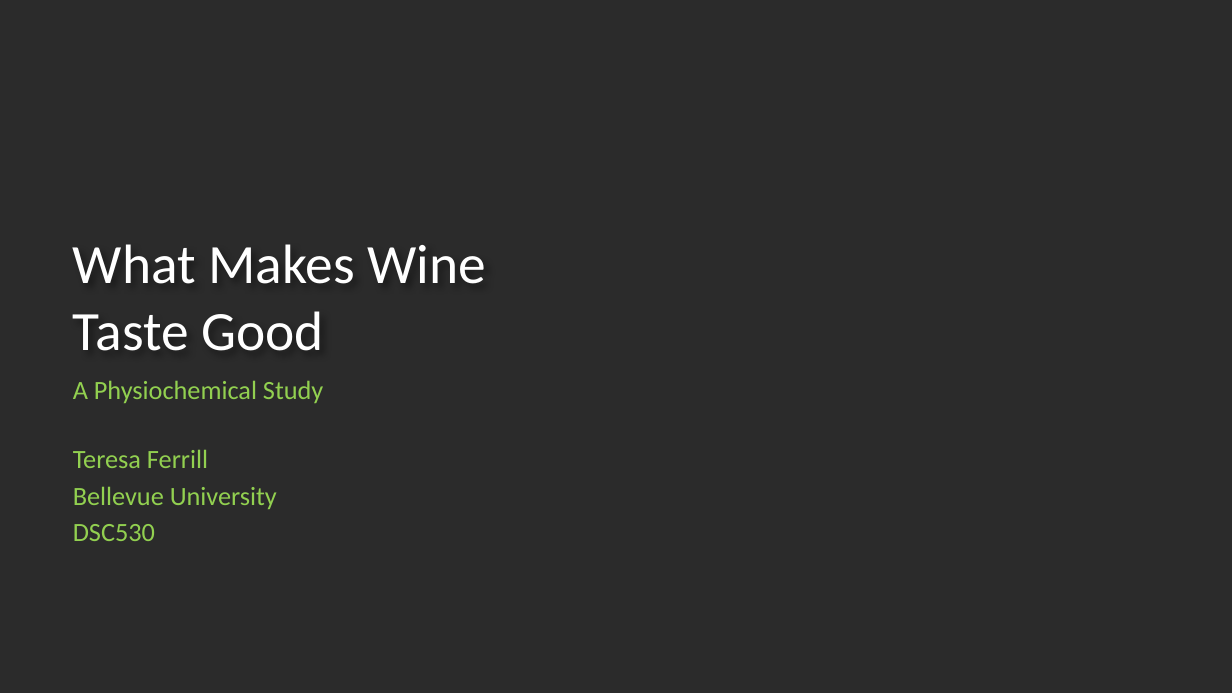
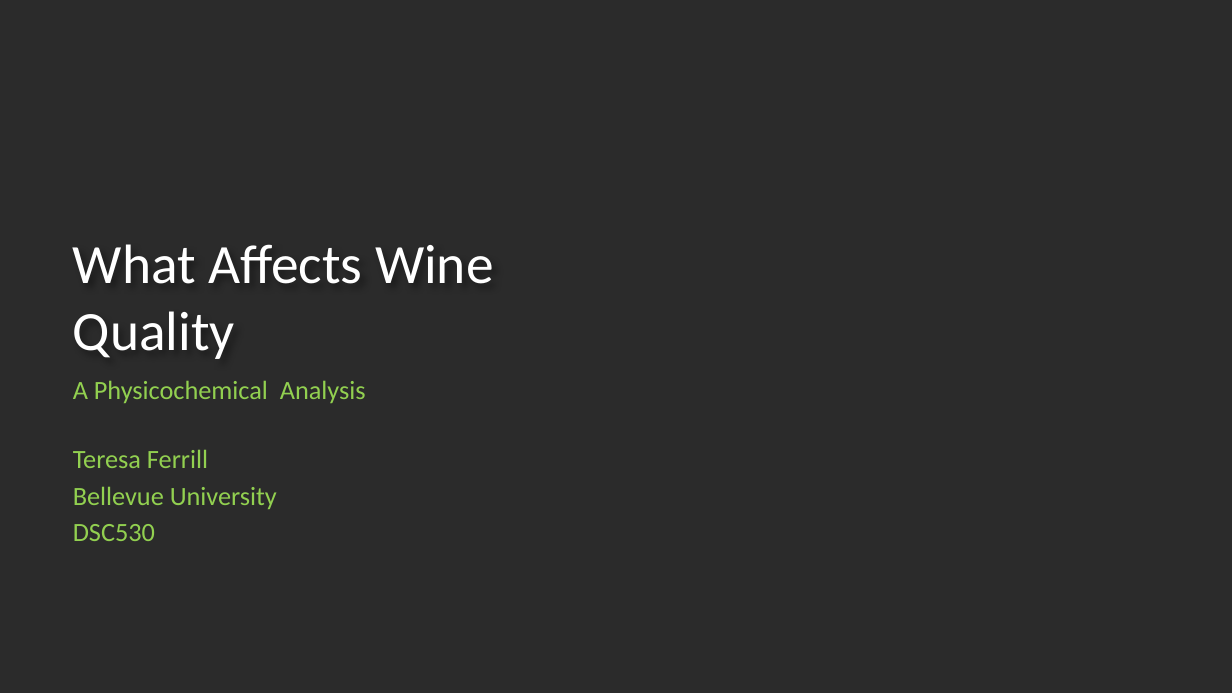
Before and after one commit to tlferrill/Ferrill_DSC530, a slide deck: slide 1 of DSC530_Final_T_Ferrill.pptx. Drawn at 1232x693 pixels with LibreOffice and Linux fonts; fonts in the diff are those of the drawing; background and template pictures are left out; a plain dark background stands for a picture behind light text. Boxes give left, top, right and bottom in pixels: in the first picture for what was removed or moved away, otherwise in the second. Text is boxed around its words. In the diff, an @@ line names an element or a change of style, - is before the commit and + after.

```diff
--- a/DSC530_Final_T_Ferrill.pptx
+++ b/DSC530_Final_T_Ferrill.pptx
@@ title at [73,244,494,359]: text changed @@
-What Makes Wine
-Taste Good
+What Affects Wine
+Quality
@@ subtitle at [73,380,366,403]: text changed @@
-A Physiochemical Study
+A Physicochemical Analysis
```
Also in this commit, not shown: 4 other slides changed.
